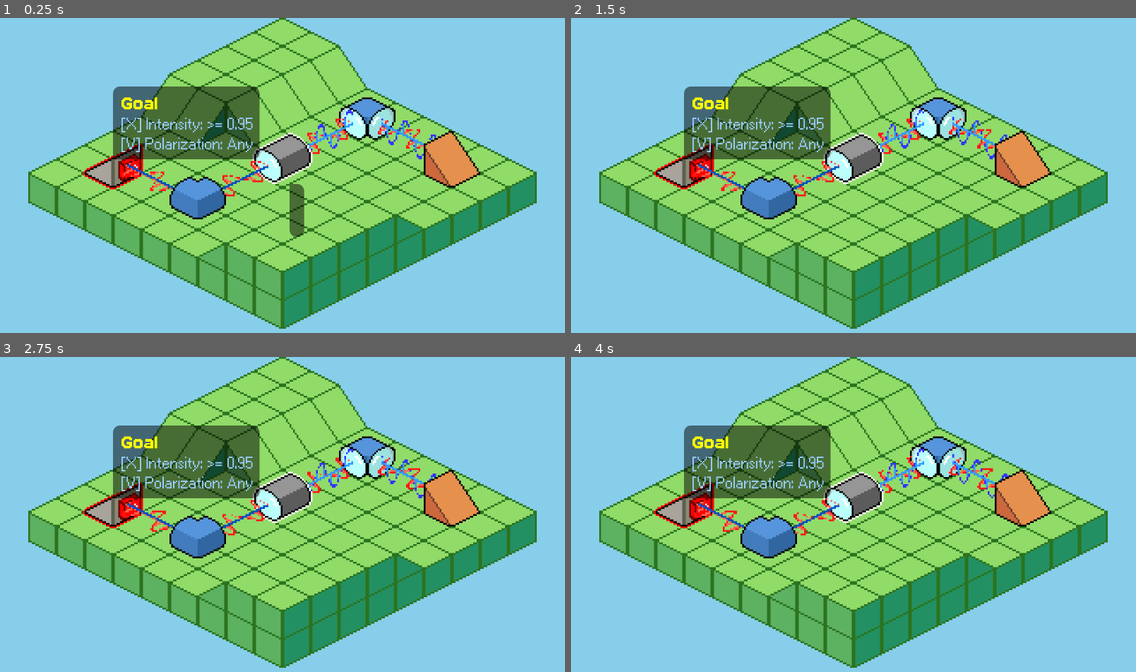
Above: before the commit, frames 1-4 (two rows, left to right).
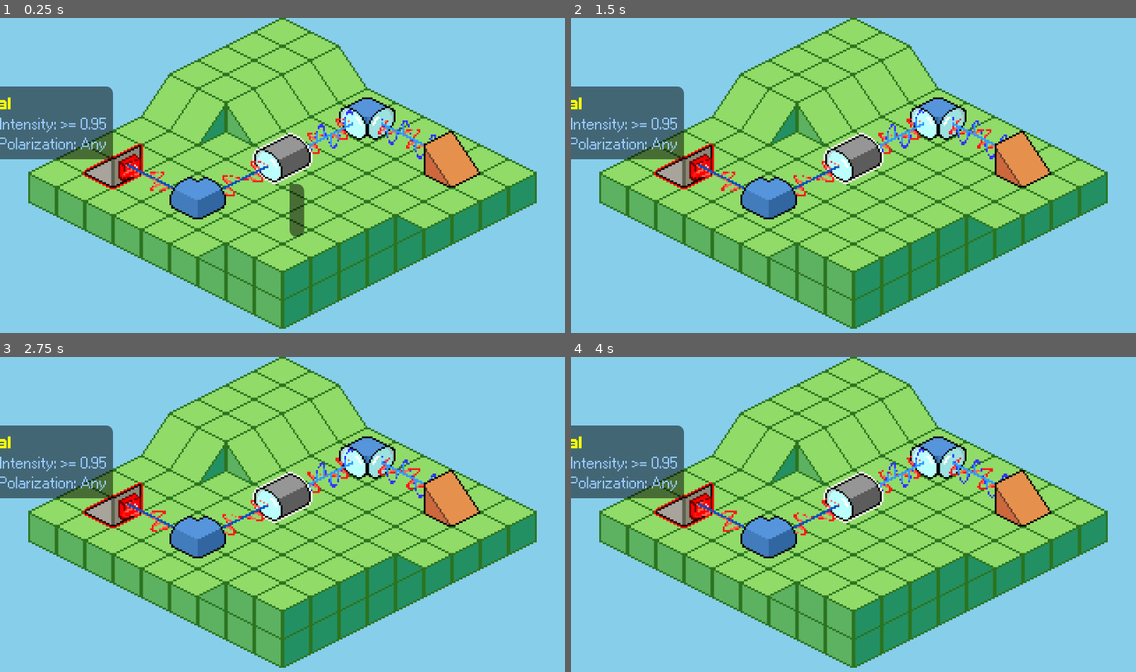
Above: after the commit, the same moments.

Repository: joshmoritty/polarization-puzzle
Game: Godot game, scene res://scenes/levels/level_2.tscn
Same seed, same stepped clock (60 frames per second), same inputs: the game is played once before the commit and once after it. This scene is started directly instead of the project's main scene.
Inputs (mouse positions are in pixels of both pictures, inside the frame that each line leads up to):
- Up to frame 1 (0.25 s): no input
- Up to frame 2 (1.5 s): move the mouse to (977, 159) at 0.52 s; click (977, 159) at 0.67 s; drag from (740, 191) to (1023, 159) at 1.27 s
- Up to frame 3 (2.75 s): move the mouse to (339, 445) at 2.02 s; click (339, 445) at 2.17 s
- Up to frame 4 (4 s): drag from (825, 580) to (684, 498) at 2.77 s; move the mouse to (1023, 564) at 3.52 s; click (1023, 564) at 3.67 s

The runs differ from the first frame. In frame 1, 10% of the frame differs, in the area x 0-46%, y 21-45%; in frame 2, 10%; in frame 3, 10%; in frame 4, 10%.

Commit message:
feat: add support for having objective panel on the left side of the sensor

Diff:
--- a/scenes/levels/level_2.tscn
+++ b/scenes/levels/level_2.tscn
@@ -130,6 +130,7 @@
 script = ExtResource("10_lkn2k")
 dir = 2
 use_polar = false
+objective_panel_on_left = true
 req_1_color = 3
 req_1_min_intensity = 0.95
 
--- a/scenes/levels/level_4.tscn
+++ b/scenes/levels/level_4.tscn
@@ -142,6 +142,7 @@
 dir = 1
 min_polar = 40
 max_polar = 60
+objective_panel_on_left = true
 req_1_color = 4
 req_1_min_intensity = 0.7
 
--- a/scripts/game/sensor.gd
+++ b/scripts/game/sensor.gd
@@ -9,6 +9,9 @@
 @export var min_total_intensity: float
 @export var use_color: bool = true
 @export var use_polar: bool = true
+
+@export_group("UI")
+@export var objective_panel_on_left: bool = false
 
 @export_group("Requirement 1")
 @export var req_1_color: LightColor.LightColorEnum
--- a/scripts/ui/objective_panel.gd
+++ b/scripts/ui/objective_panel.gd
@@ -1,3 +1,4 @@
+class_name ObjectivePanel
 extends PanelContainer
 
 var sensor: Sensor
@@ -41,6 +42,9 @@
 			_requirement_labels.append(label)
 			_vbox.add_child(label)
 
+	# Set up corner styling based on sensor position preference
+	_setup_corner_styling()
+
 func _process(_dt: float) -> void:
 	if sensor == null:
 		visible = false
@@ -53,10 +57,16 @@
 	# Size to content each frame
 	size = get_combined_minimum_size()
 
-	# Position so that the bottom-left of the panel sits at the sensor's screen position
+	# Position based on sensor's preference (left or right side)
 	var canvas_xform: Transform2D = get_viewport().get_canvas_transform()
 	var sensor_screen: Vector2 = canvas_xform * sensor.global_position
-	global_position = sensor_screen - Vector2(0, size.y) + screen_offset
+
+	if sensor.objective_panel_on_left:
+		# Position to the left of the sensor (bottom-left corner of panel at sensor position)
+		global_position = sensor_screen - Vector2(size.x, size.y) + screen_offset
+	else:
+		# Position to the right of the sensor (bottom-right corner of panel at sensor position)
+		global_position = sensor_screen - Vector2(0, size.y) + screen_offset
 
 func _update_requirements() -> void:
 	if not _vbox or not sensor:
@@ -69,3 +79,28 @@
 			var req_summary = reqs[i].get_summary(sensor.beams_in)
 			_requirement_labels[i].text = req_summary["text"]
 			_requirement_labels[i].modulate = req_summary["color"]
+
+func _setup_corner_styling() -> void:
+	if not sensor:
+		return
+
+	# Create a custom StyleBoxFlat for different corner configurations
+	var style_box := StyleBoxFlat.new()
+	style_box.bg_color = Color(0, 0, 0, 0.501961) # Match existing panel color
+
+	# Set corner radius based on position
+	if sensor.objective_panel_on_left:
+		# Panel on left: rounded corners except bottom-right
+		style_box.corner_radius_top_left = 16
+		style_box.corner_radius_top_right = 16
+		style_box.corner_radius_bottom_left = 16
+		style_box.corner_radius_bottom_right = 0
+	else:
+		# Panel on right: rounded corners except bottom-left
+		style_box.corner_radius_top_left = 16
+		style_box.corner_radius_top_right = 16
+		style_box.corner_radius_bottom_left = 0
+		style_box.corner_radius_bottom_right = 16
+
+	# Apply the custom style
+	add_theme_stylebox_override("panel", style_box)
